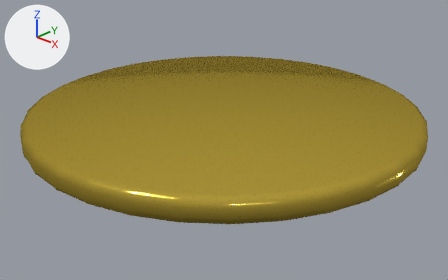
Before and after pictures for a commit that changed the Blender file Ludum Dare 44/Assets/Models/Coin/coin.blend.
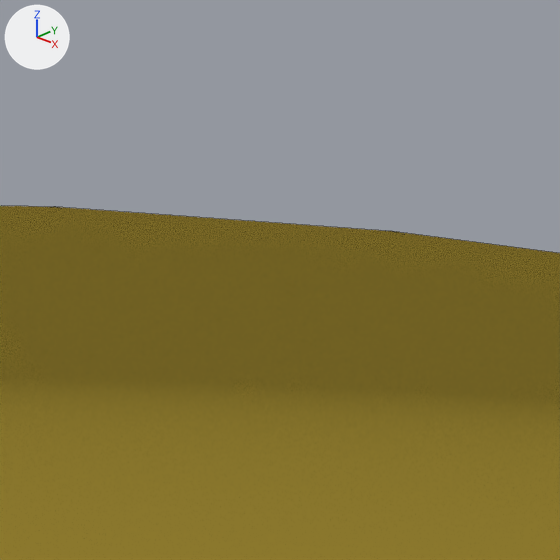
Old and new are each drawn whole from a 50 mm camera at (1.916, -1.14, 1.516) aimed at (-0.107, 0.985, 0.279) and again close up on the part from 55% to 65% of the width and 14% to 31% of the height. The axes (+X, +Y, +Z) are drawn at upper left. The lights are the same throughout. The close-ups show mesh edges as thin lines.
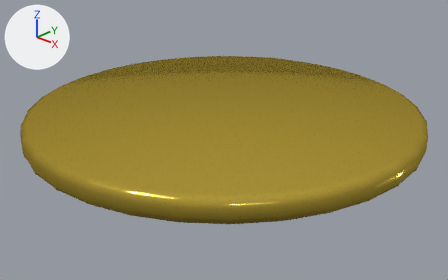
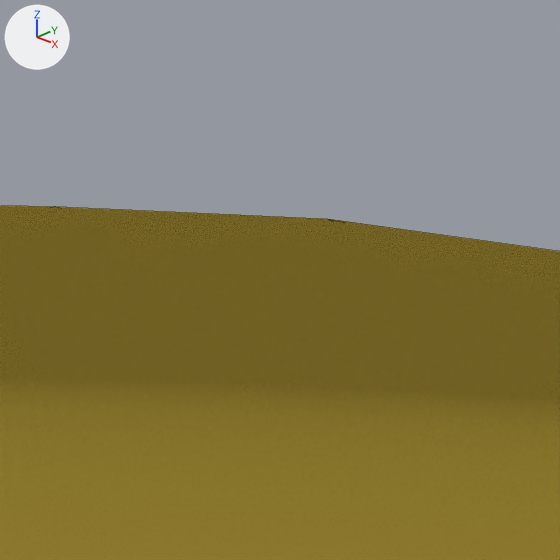
Location of each change, [x1, y1, x2, y2] in pixels of the close-ups (560 x 560 px; the box of a moved part takes in the faces that stretch with it):
```json
{"part": 1, "of": "me_circle", "change": "moved or reshaped", "before": [62, 207, 560, 256], "after": [62, 207, 560, 256]}
```

Scene script edits in JSON lines:
```json
{"block": "me_circle", "where": "me_circle.from_pydata(...)  # 448 vertices, 418 faces; spans x -1.0..1.0, y -1.0..1.0, z 0.0..0.12"}
{"block": "me_circle", "where": "# used by ob_circle; location = (-0.1382, 1.0184, 0.3271)"}
{"block": "me_circle", "change": "me_circle part 1"}
{"op": "set", "path": "me_circle.vertices[240].co", "old": "(-0.37, 0.89, 0.12)", "new": "(-0.41, 0.88, 0.12)", "note": "pixel (392, 231) -> pixel (327, 219)"}
```
